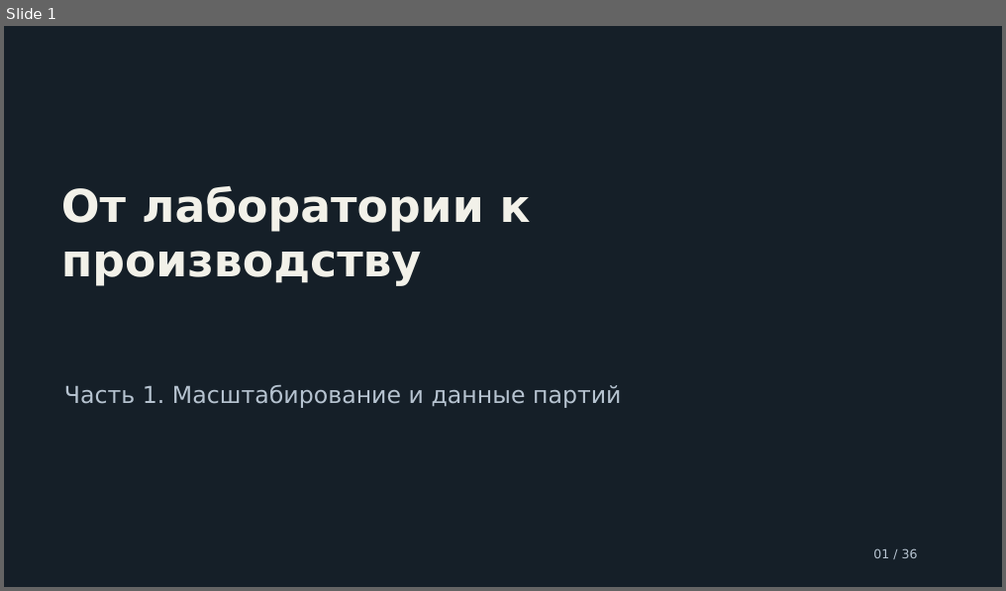
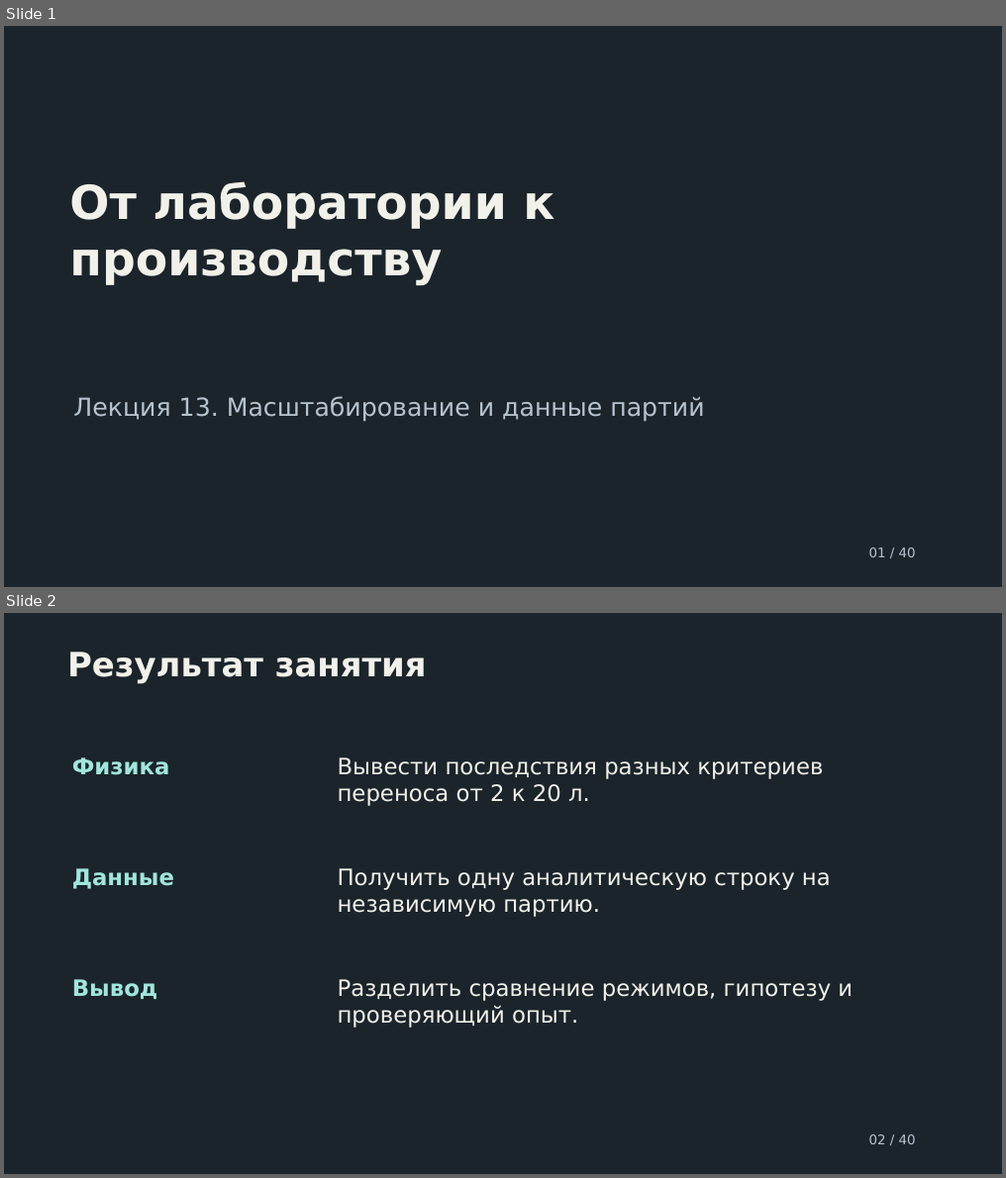
Before and after one commit to ashrpv/computer_science_in_nanoscience, a slide deck: slides/13_from_lab_to_production_scale_and_data.pptx. Shown one above the other, each under a label of ours: slide 1 before the commit, slides 1 and 2 after it. The pictures are 1006x591 and 1006x1178 pixels, drawn with LibreOffice and Linux fonts; fonts in the diff are those of the drawing. Boxes give left, top, right and bottom in pixels: in the first picture for what was removed or moved away, otherwise in the second. Text is boxed around its words. In the diff, an @@ line names an element or a change of style, - is before the commit and + after.

```diff
--- a/slides/13_from_lab_to_production_scale_and_data.pptx
+++ b/slides/13_from_lab_to_production_scale_and_data.pptx
@@ slide 2 added at [4, 613, 1002, 1174], background #1B242B @@
@@ text added at [67, 652, 427, 683], 32.2 pt, text #F2F1E9, bold @@
+Результат занятия
@@ text added at [72, 758, 170, 775], 21.8 pt, text #A0E6DC, bold @@
+Физика
@@ text added at [338, 758, 823, 806], 21.8 pt, text #F2F1E9 @@
+Вывести последствия разных критериев переноса от 2 к 20 л.
@@ text added at [72, 868, 174, 889], 21.8 pt, text #A0E6DC, bold @@
+Данные
@@ text added at [338, 868, 831, 917], 21.8 pt, text #F2F1E9 @@
+Получить одну аналитическую строку на независимую партию.
@@ text added at [72, 979, 157, 999], 21.8 pt, text #A0E6DC, bold @@
+Вывод
@@ text added at [338, 979, 852, 1028], 21.8 pt, text #F2F1E9 @@
+Разделить сравнение режимов, гипотезу и проверяющий опыт.
@@ text added at [869, 1135, 916, 1145], 12.8 pt, text #B6C3D0 @@
+02 / 40
@@ slide 1 changed as well @@
@@ background #151F28 to #1B242B @@
@@ text at [69, 181, 554, 286]: text changed; size 43.5 to 45 pt @@
-От лаборатории к производству
+От лаборатории к
+производству
@@ text at [73, 396, 704, 422]: text changed; size 22.5 to 24 pt @@
-Часть 1. Масштабирование и данные партий
+Лекция 13. Масштабирование и данные партий
@@ vertical alignment middle to top in 3 elements at [69, 181, 554, 286], [73, 396, 704, 422], [869, 548, 916, 558] @@
@@ text at [869, 548, 916, 558]: text changed; size 12 to 12.8 pt @@
-01 / 36
+01 / 40
```
Also in this commit, not shown: 38 other slides added, 35 slides removed, 5 other files.
